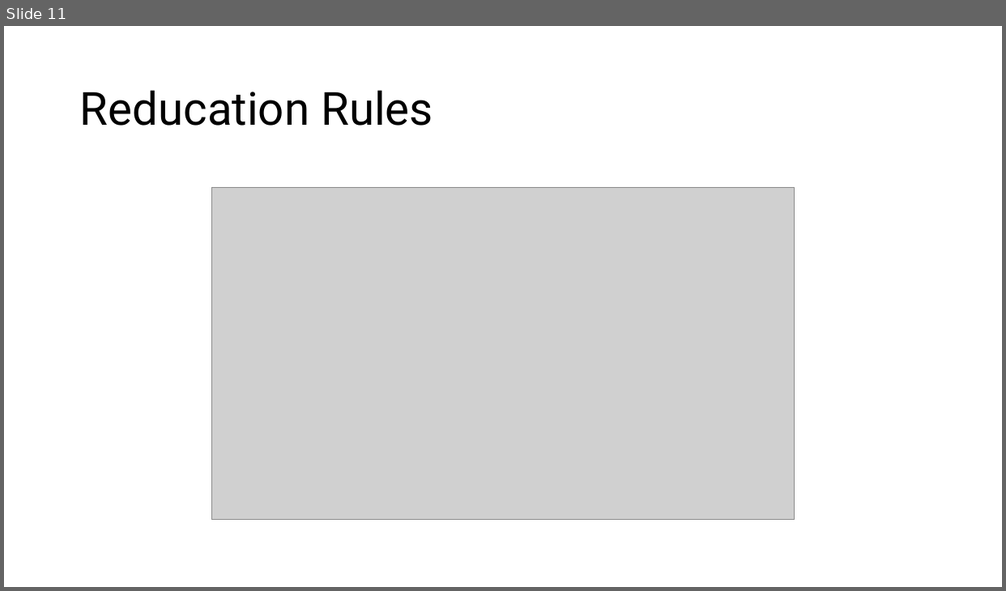
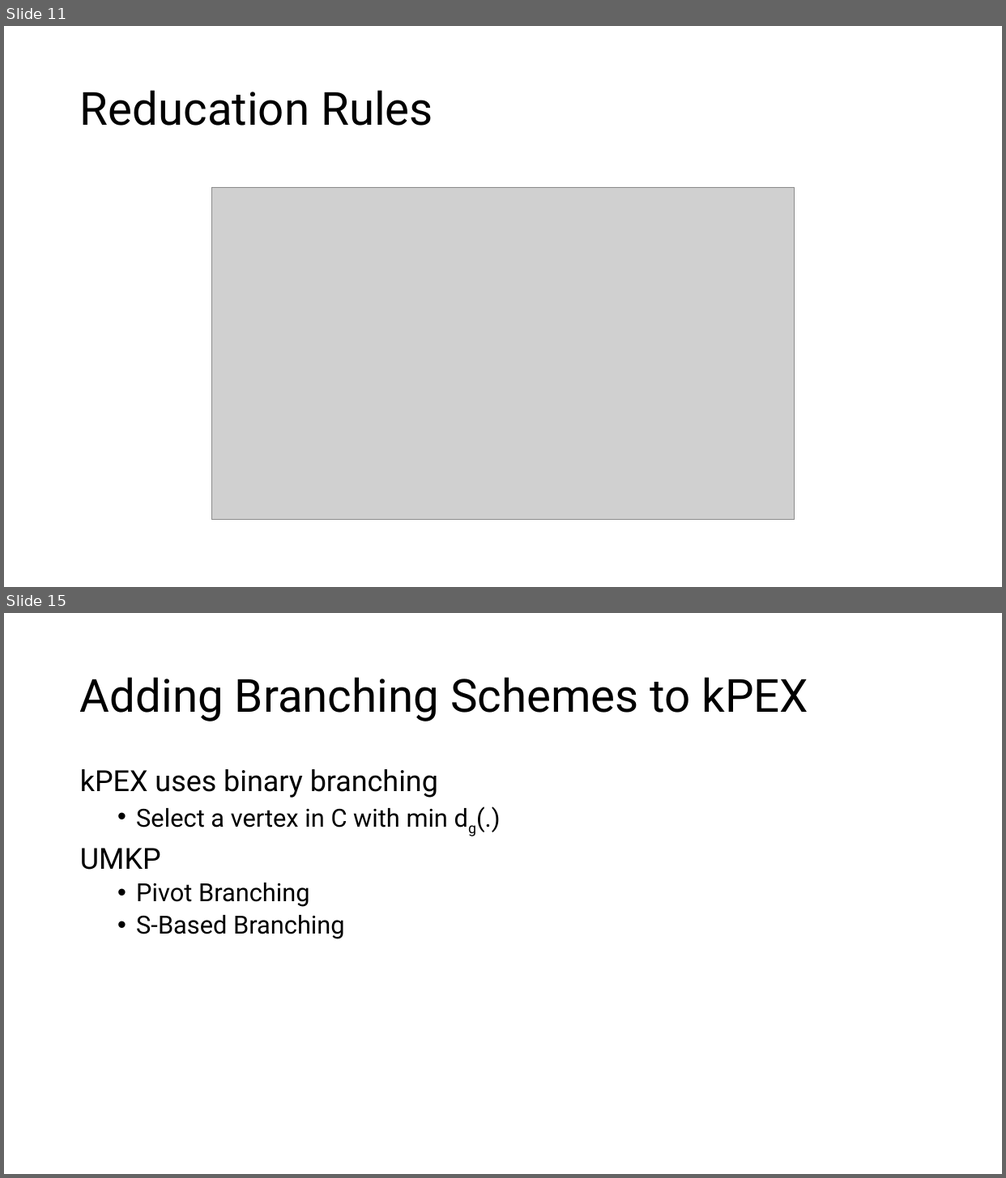
Before and after one commit to akhlaqueak/MaxKPlex, a slide deck: kPEX/kPEX_extension.pptx. Shown one above the other, each under a label of ours: slide 11 before the commit, slides 11 and 15 after it; the slides between them are not shown. The pictures are 1006x591 and 1006x1178 pixels, drawn with LibreOffice and Linux fonts; fonts in the diff are those of the drawing; grey boxes stand for pictures. Boxes give left, top, right and bottom in pixels: in the first picture for what was removed or moved away, otherwise in the second. Text is boxed around its words. In the diff, an @@ line names an element or a change of style, - is before the commit and + after.

```diff
--- a/kPEX/kPEX_extension.pptx
+++ b/kPEX/kPEX_extension.pptx
@@ slide 15 added at <box>4,613,1002,1174</box>, background #FFFFFF @@
@@ title added at <box>80,677,809,722</box>, 44 pt, text #000000 @@
+Adding Branching Schemes to kPEX
@@ text added at <box>80,769,448,939</box>, 24 pt, text #000000 @@
+kPEX uses binary branching
+  • Select a vertex in C with min dg(.)
+UMKP
+  • Pivot Branching
+  • S-Based Branching
```
Also in this commit, not shown: 1 slide changed, 4 other slides added, 3 slides removed, 3 other files.
